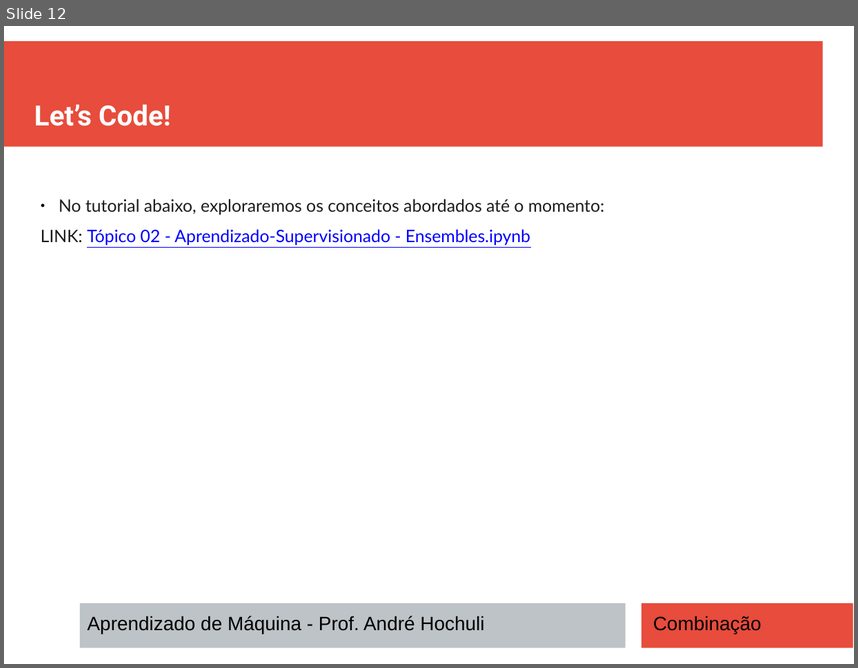
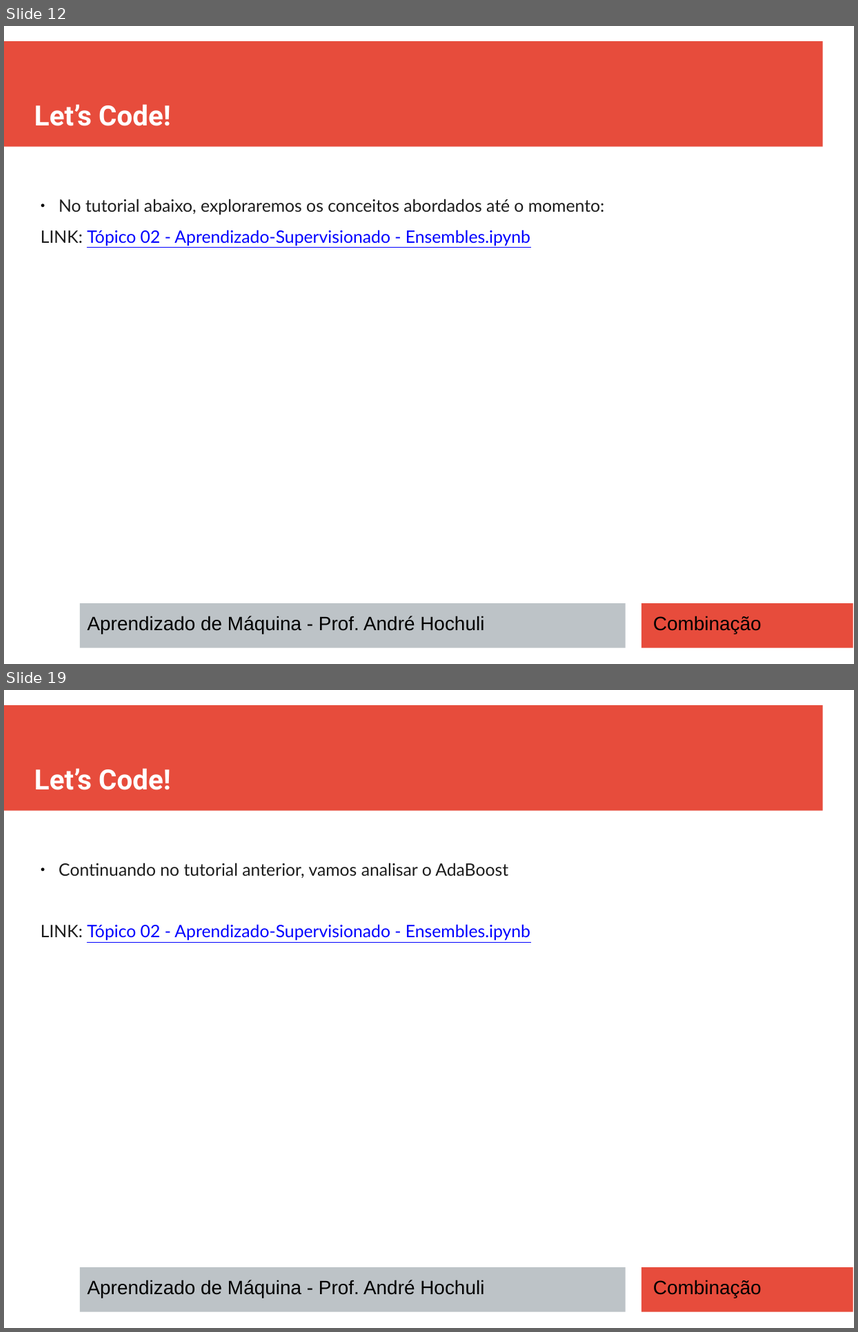
Before and after one commit to andrehochuli/teaching, a slide deck: AprendizadoMaquina/Tópico 02 - Aprendizado Supervisionado/Ensembles/Tópico 02 - Aprendizado-Supervisionado - Ensembles.pptx. Shown one above the other, each under a label of ours: slide 12 before the commit, slides 12 and 19 after it; the slides between them are not shown. The pictures are 858x668 and 858x1332 pixels, drawn with LibreOffice and Linux fonts; fonts in the diff are those of the drawing. Boxes give left, top, right and bottom in pixels: in the first picture for what was removed or moved away, otherwise in the second. Text is boxed around its words. In the diff, an @@ line names an element or a change of style, - is before the commit and + after.

```diff
--- a/AprendizadoMaquina/Tópico 02 - Aprendizado Supervisionado/Ensembles/Tópico 02 - Aprendizado-Supervisionado - Ensembles.pptx
+++ b/AprendizadoMaquina/Tópico 02 - Aprendizado Supervisionado/Ensembles/Tópico 02 - Aprendizado-Supervisionado - Ensembles.pptx
@@ slide 19 added at bbox=[4, 690, 854, 1328], background #FFFFFF; not listed: 3 template elements that a slide beside it also shows @@
@@ text added at bbox=[34, 768, 171, 790], 26 pt, text #FFFFFF, bold @@
+Let’s Code!
@@ text added at bbox=[41, 862, 530, 940], 16 pt, text #1C1C1C @@
+● Continuando no tutorial anterior, vamos analisar o AdaBoost
+LINK: Tópico 02 - Aprendizado-Supervisionado - Ensembles.ipynb
@@ text added at bbox=[87, 1279, 484, 1297], 18 pt, text #000000 @@
+Aprendizado de Máquina - Prof. André Hochuli
@@ text added at bbox=[653, 1279, 762, 1297], 18 pt, text #000000 @@
+Combinação
```
Also in this commit, not shown: 6 other slides added, 1 other file.
